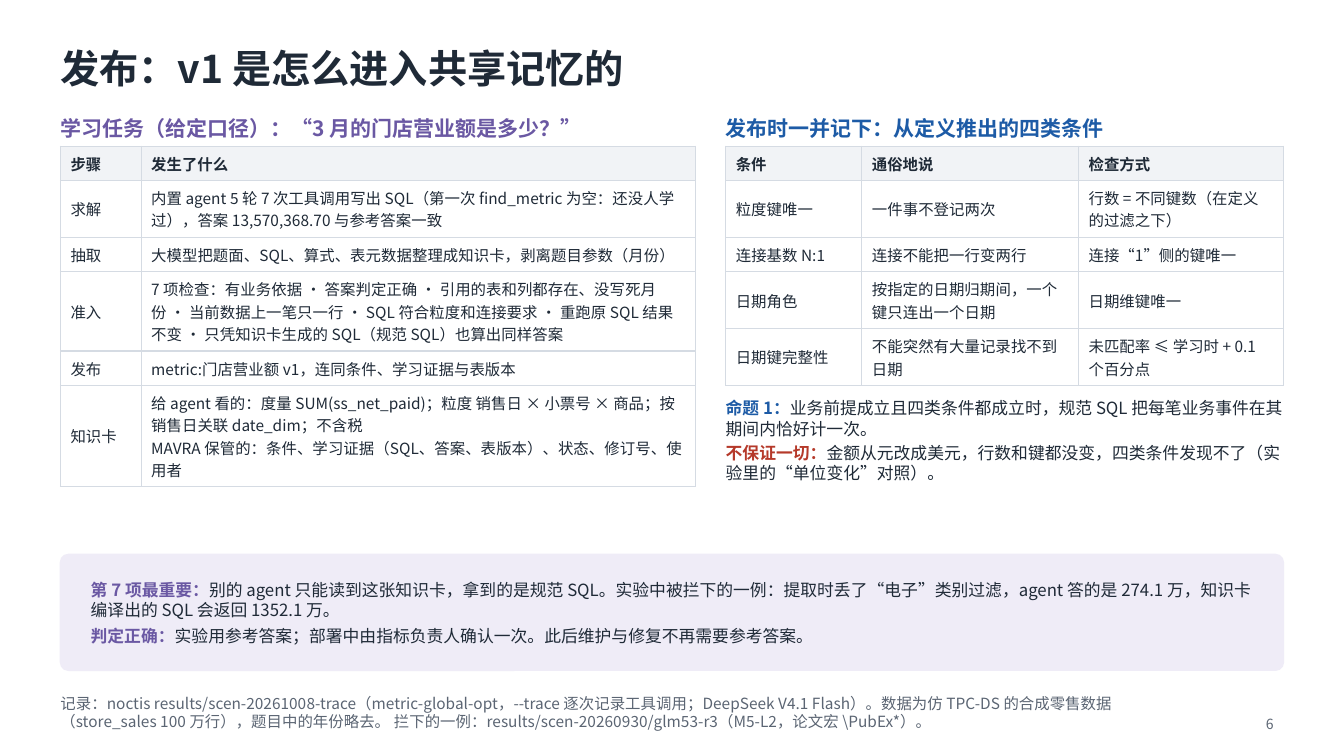
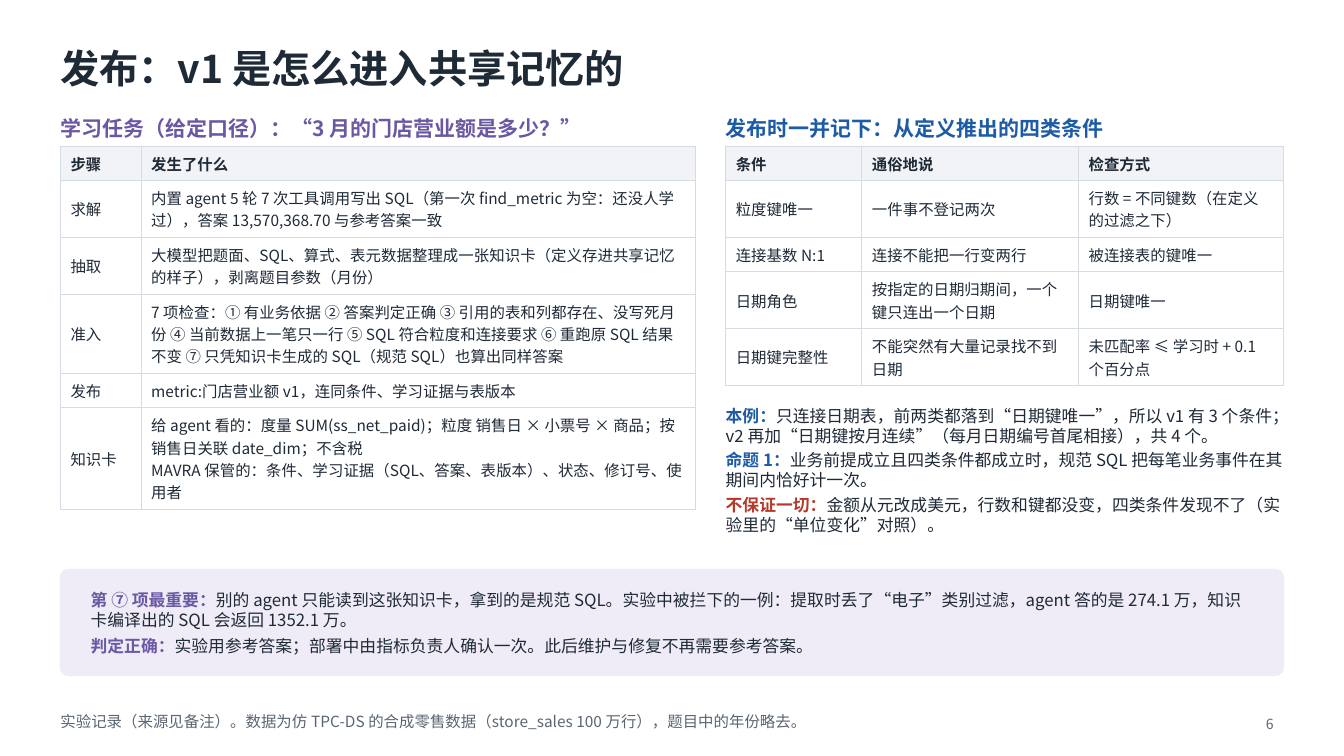
Before and after one commit to mmmttt000045/agent4db-adapter, a slide deck: slide 6 of docs/mavra-system.pptx. Drawn at 1344x756 pixels with LibreOffice and Linux fonts; fonts in the diff are those of the drawing. Boxes give left, top, right and bottom in pixels: in the first picture for what was removed or moved away, otherwise in the second. Text is boxed around its words. In the diff, an @@ line names an element or a change of style, - is before the commit and + after.

```diff
--- a/docs/mavra-system.pptx
+++ b/docs/mavra-system.pptx
@@ table at (60,146,696,503) @@
-row 3, column 2: 大模型把题面、SQL、算式、表元数据整理成知识卡，剥离题目参数（月份）
+row 3, column 2: 大模型把题面、SQL、算式、表元数据整理成一张知识卡（定义存进共享记忆的样子），剥离题目参数（月份）
-row 4, column 2: 7 项检查：有业务依据 · 答案判定正确 · 引用的表和列都存在、没写死月份 · 当前数据上一笔只一行 · SQL 符合粒度和连接要求 · 重跑原 SQL 结果不变 · 只凭知识卡生成的 SQL（规范 SQL）也算出同样答案
+row 4, column 2: 7 项检查：① 有业务依据 ② 答案判定正确 ③ 引用的表和列都存在、没写死月份 ④ 当前数据上一笔只一行 ⑤ SQL 符合粒度和连接要求 ⑥ 重跑原 SQL 结果不变 ⑦ 只凭知识卡生成的 SQL（规范 SQL）也算出同样答案
@@ table at (726,146,1284,381) @@
-row 3, column 3: 连接“1”侧的键唯一
+row 3, column 3: 被连接表的键唯一
-row 4, column 3: 日期维键唯一
+row 4, column 3: 日期键唯一
@@ text at (726,407,1289,444): paragraph added @@
+本例：只连接日期表，前两类都落到“日期键唯一”，所以 v1 有 3 个条件；v2 再加“日期键按月连续”（每月日期编号首尾相接），共 4 个。
@@ text "本例：只连接日期表，前两类都落到“日期键唯一”，所以 v1 有 3 个条件；v2 ...": place and size @@
-text "本例：只连接日期表，前两类都落到“日期键唯一”，所以 v1 有 3 个条件；v2 ..." at (726,400,1282,481)
+text "本例：只连接日期表，前两类都落到“日期键唯一”，所以 v1 有 3 个条件；v2 ..." at (726,407,1289,533)
@@ rounded rectangle: place and size @@
-rounded rectangle at (60,555,1284,670)
+rounded rectangle at (60,570,1284,676)
@@ rounded rectangle at (60,570,1284,676): proportions changed @@
@@ text at (91,592,1241,629): text changed @@
-第 7 项最重要：别的 agent 只能读到这张知识卡，拿到的是规范 SQL。实验中被拦下的一例：提取时丢了“电子”类别过滤，agent 答的是 274.1 万，知识卡编译出的 SQL 会返回 1352.1 万。
+第 ⑦ 项最重要：别的 agent 只能读到这张知识卡，拿到的是规范 SQL。实验中被拦下的一例：提取时丢了“电子”类别过滤，agent 答的是 274.1 万，知识卡编译出的 SQL 会返回 1352.1 万。
@@ text "第 ⑦ 项最重要：别的 agent 只能读到这张知识卡，拿到的是规范 ...": place and size @@
-text "第 ⑦ 项最重要：别的 agent 只能读到这张知识卡，拿到的是规范 ..." at (91,582,1251,645)
+text "第 ⑦ 项最重要：别的 agent 只能读到这张知识卡，拿到的是规范 ..." at (91,592,1241,655)
@@ text at (60,714,807,729): text changed @@
-记录：noctis results/scen-20261008-trace（metric-global-opt，--trace 逐次记录工具调用；DeepSeek V4.1 Flash）。数据为仿 TPC-DS 的合成零售数据（store_sales 100 万行），题目中的年份略去。 拦下的一例：results/scen-20260930/glm53-r3（M5-L2，论文宏 \PubEx*）。
+实验记录（来源见备注）。数据为仿 TPC-DS 的合成零售数据（store_sales 100 万行），题目中的年份略去。
```
Also in this commit, not shown: 9 other slides changed, 6 other files.
